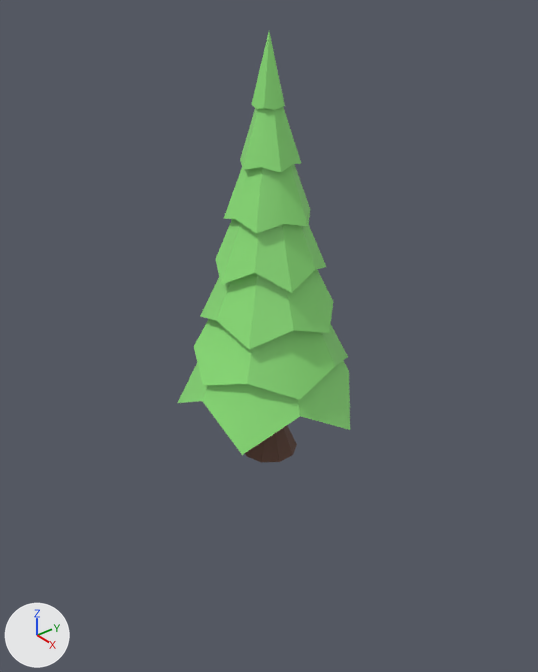
Two versions of the Blender file low_poly_tree_1_without_smoothing.blend, one commit apart.
Rendered twice from a 50 mm lens placed at (16.8, -13.5, 16.3), pointed at (0.8, -0.6, 5.1). The lights are fixed; the arrows at lower left show +X, +Y and +Z.
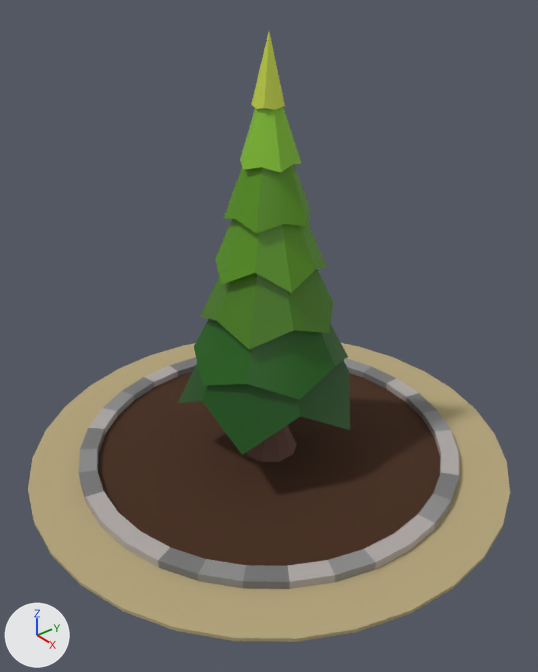
Edits to the bpy script that builds the scene:
```text
Change mat_crown_1:
    mat_crown_1.base_color: (0.28, 0.8, 0.2) -> (0.231, 0.546, 0.0243)  # green #90e77c -> green #84c32b
Add mat_crown_5:
    mat_crown_5 = principled_material('Crown_5')
    mat_crown_5.base_color = (0.00258, 0.0784, 0.000633)  # dark green #094f02
Add mat_crown_2:
    mat_crown_2 = principled_material('Crown_2')
    mat_crown_2.base_color = (0.0926, 0.287, 0.00377)  # green #56920c
Add mat_crown_4:
    mat_crown_4 = principled_material('Crown_4')
    mat_crown_4.base_color = (0.0107, 0.116, 0.00251)  # dark green #1b6008
Add mat_crown_3:
    mat_crown_3 = principled_material('Crown_3')
    mat_crown_3.base_color = (0.0599, 0.202, 0.00321)  # dark green #457c0b
Add mat_crown_0:
    mat_crown_0 = principled_material('Crown_0')
    mat_crown_0.base_color = (0.562, 0.673, 0.063)  # yellow #c6d647
Change me_cylinder:
    where me_cylinder.from_pydata(...)  # 132 vertices, 140 faces; spans x -3.0..3.0, y -2.72..3.15, z 2.02..13.92
    me_cylinder part 1: all 10 faces centred in x -1.9..1.91, y -1.82..1.81, z 5.07 switch from mat_crown_1 (green #90e77b) to mat_crown_4 (dark green #1b5f08)
    me_cylinder part 2: all 10 faces centred in x -1.5..1.5, y -1.43..1.43, z 6.73..6.81 switch from mat_crown_1 (green #90e77b) to mat_crown_3 (dark green #457c0b)
    me_cylinder part 3: all 10 faces centred in x -1.15..1.16, y -1.1..1.09, z 8.38..8.42 switch from mat_crown_1 (green #90e77b) to mat_crown_2 (green #56920c)
    me_cylinder part 4: all 10 faces centred in x -0.82..0.82, y -0.78..0.79, z 9.96..9.97 switch from mat_crown_1 (green #90e77b) to mat_crown_2 (green #56920c)
    me_cylinder part 5: all 10 faces centred in x -0.3..0.3, y -0.29..0.29, z 12.6 switch from mat_crown_1 (green #90e77b) to mat_crown_0 (yellow #c6d647)
    me_cylinder part 6: all 20 faces centred in x -2.34..2.34, y -2.23..2.23, z 2.78..3.56 switch from mat_crown_1 (green #90e77b) to mat_crown_5 (dark green #084f02)
Add ob_circle_002:
    ob_circle_002 = bpy.data.objects.new('Circle.002', me_circle_002)  # 32 vertices, 1 face; spans x -1.0..1.0, y -1.0..1.0, z 0.0; in mat_ground_2 (brown #472a17)
    ob_circle_002.location = (0.0, 0.0, 0.12)
    ob_circle_002.scale = (6.11, 6.11, 6.11)
Add ob_circle_001:
    ob_circle_001 = bpy.data.objects.new('Circle.001', me_circle_001)  # 128 vertices, 128 faces; spans x -1.1..1.1, y -1.1..1.1, z 0.0..0.05; in mat_brick_1 (grey #b1aba8), mat_brick_2 (grey #8c8c8c), mat_brick_3 (grey #757575)
    ob_circle_001.location = (0.0, 0.0, 0.1)
    ob_circle_001.scale = (6.01, 6.01, 6.01)
Add ob_circle:
    ob_circle = bpy.data.objects.new('Circle', me_circle)  # 64 vertices, 34 faces; spans x -1.0..1.0, y -1.0..1.0, z 0.0..0.01; in mat_ground_1 (beige #b7a87f)
    ob_circle.location = (0.0, 0.0, 0.0)
    ob_circle.scale = (8.29, 8.29, 8.29)
```

Where the change shows, as pixel boxes [x1, y1, x2, y2] in the pictures (538 x 672 px):
'Circle.002', added (brown)
    after: [98, 372, 440, 566]
'Circle', added (beige)
    after: [28, 343, 510, 642]
'Cylinder', recoloured
    both: [178, 32, 350, 455]
'Circle.001', added
    after: [79, 357, 459, 589]
    faces in mat_brick_1 (grey #b1aba8): [85, 365, 459, 589]
    faces in mat_brick_3 (grey #757575): [79, 357, 459, 589]
    faces in mat_brick_2 (grey #8c8c8c): [79, 358, 451, 588]
part 1 of me_cylinder, recoloured
    both: [194, 319, 348, 400]
part 2 of me_cylinder, recoloured
    both: [200, 269, 333, 349]
part 3 of me_cylinder, recoloured
    both: [216, 219, 326, 293]
part 4 of me_cylinder, recoloured
    both: [223, 164, 310, 233]
part 5 of me_cylinder, recoloured (green to yellow)
    both: [251, 32, 285, 110]
part 6 of me_cylinder, recoloured
    both: [178, 360, 350, 455]
